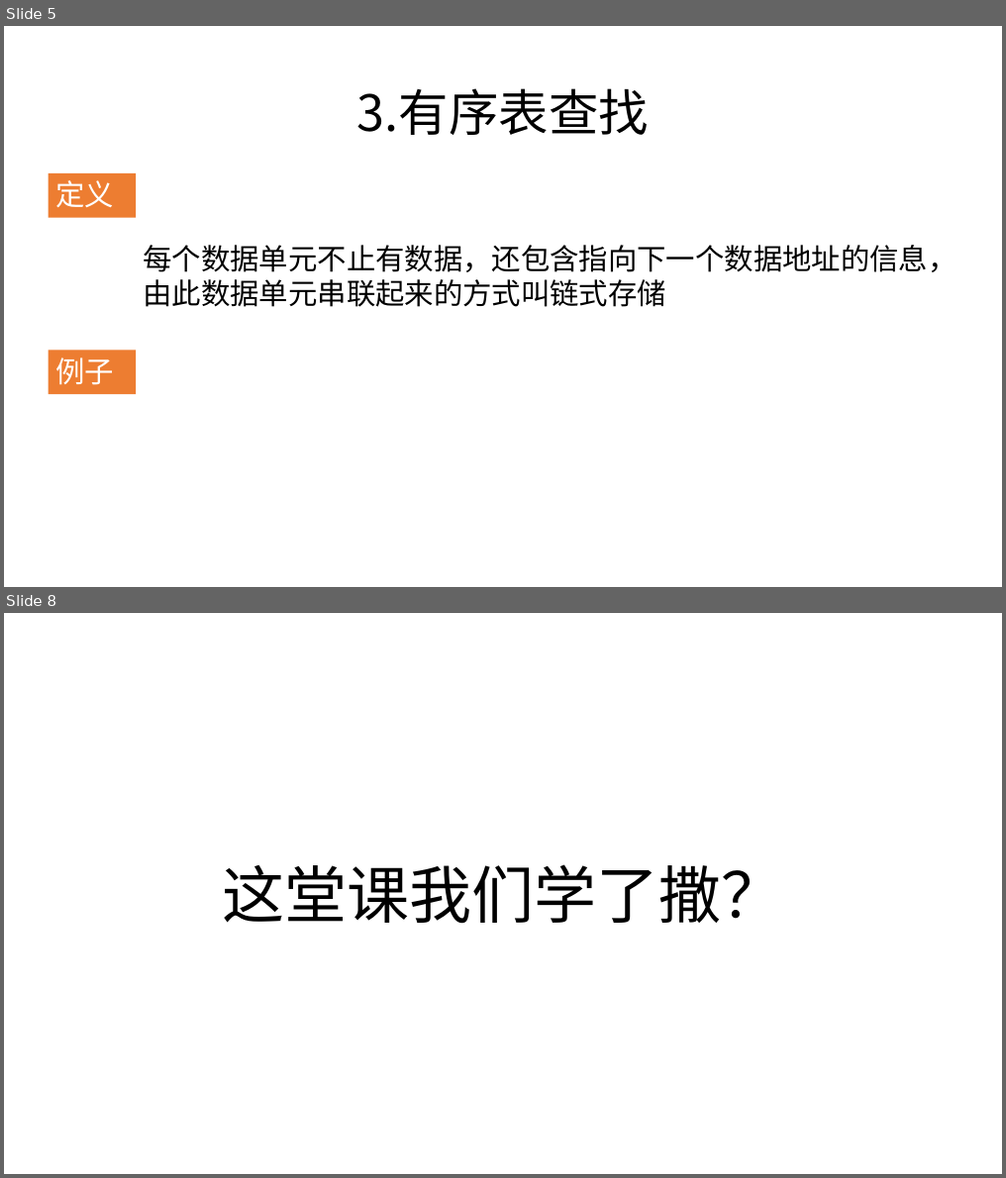
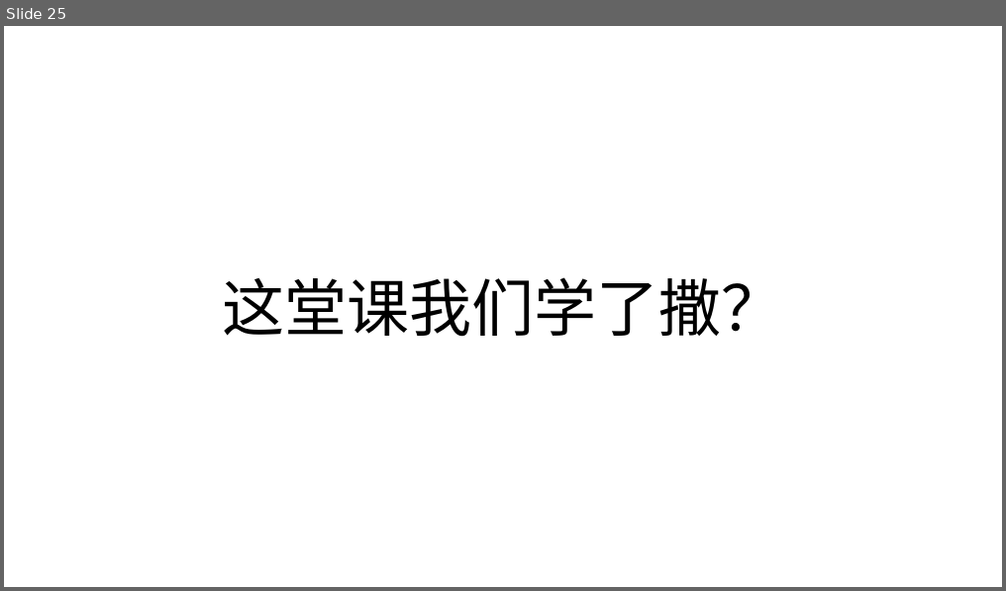
Before and after one commit to zjyesir/hmc_data_structure, a slide deck: ppt/8 查找.pptx. Shown one above the other, each under a label of ours: slides 5 and 8 before the commit, slide 25 after it; the slides between them are not shown. The pictures are 1006x1178 and 1006x591 pixels, drawn with LibreOffice and Linux fonts; fonts in the diff are those of the drawing; background and template pictures are left out. Boxes give left, top, right and bottom in pixels: in the first picture for what was removed or moved away, otherwise in the second. Text is boxed around its words. In the diff, an @@ line names an element or a change of style, - is before the commit and + after.

Commit message:
查找 1/3部分完成

```diff
--- a/ppt/8 查找.pptx
+++ b/ppt/8 查找.pptx
@@ slide 5 removed at <box>4,26,1002,587</box>, background picture (left out) @@
@@ text removed at <box>357,88,648,135</box> @@
-3.有序表查找
@@ rectangle removed at <box>49,174,136,218</box> @@
-定义
@@ text removed at <box>144,245,957,307</box> @@
-每个数据单元不止有数据，还包含指向下一个数据地址的信息，由此数据单元串联起来的方式叫链式存储
@@ rectangle removed at <box>49,350,136,394</box> @@
-例子
@@ what was slide 8 is now slide 25 @@
```
Also in this commit, not shown: 5 slides changed, 20 slides added, 1 other slide removed, 4 other files.
